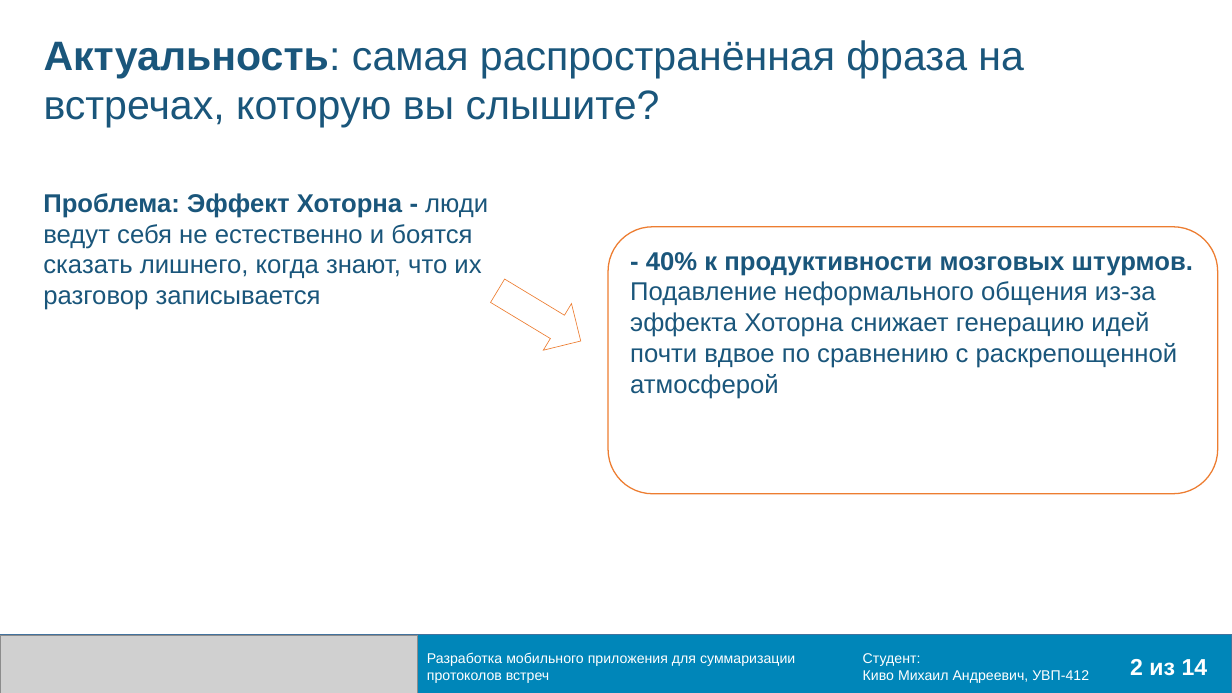
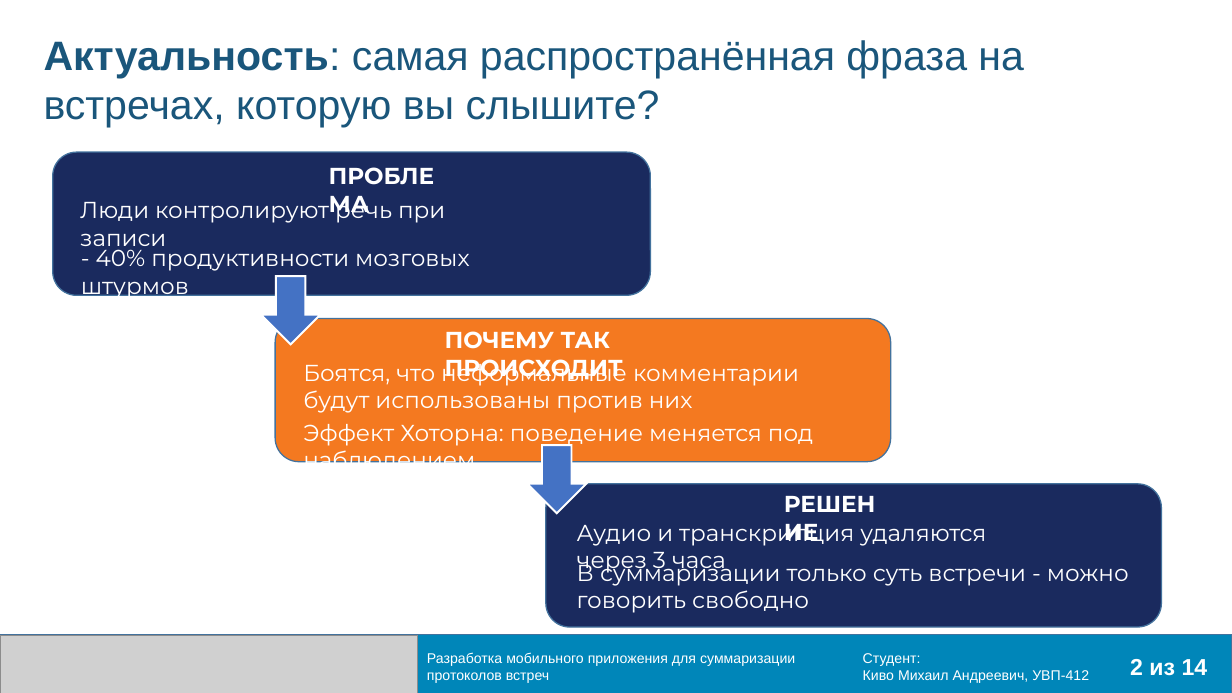
Before and after one commit to Meetings-UVP412/VKR, a slide deck: slide 2 of Презентация Киво Михаил УВП-412.pptx. Drawn at 1232x693 pixels with LibreOffice and Linux fonts; fonts in the diff are those of the drawing; grey boxes stand for pictures; background and template pictures are left out. Boxes give left, top, right and bottom in pixels: in the first picture for what was removed or moved away, otherwise in the second. Text is boxed around its words. In the diff, an @@ line names an element or a change of style, - is before the commit and + after.

```diff
--- a/Презентация Киво Михаил УВП-412.pptx
+++ b/Презентация Киво Михаил УВП-412.pptx
@@ text removed at [43,193,488,310] @@
-Проблема: Эффект Хоторна - люди ведут себя не естественно и боятся сказать лишнего, когда знают, что их разговор записывается
@@ rounded rectangle removed at [608,226,1218,494] @@
-- 40% к продуктивности мозговых штурмов.
-Подавление неформального общения из-за эффекта Хоторна снижает генерацию идей почти вдвое по сравнению с раскрепощенной атмосферой
@@ group added at [53,152,651,300]: 3 texts, 1 rounded rectangle @@
+ПРОБЛЕМА
+Люди контролируют речь при записи
+- 40% продуктивности мозговых штурмов
@@ right arrow removed at [484,267,595,364] @@
@@ down arrow added at [262,276,321,345], fill #4472C4, outline #FFFFFF 1.5 pt @@
@@ group added at [275,319,891,474]: 3 texts, 1 rounded rectangle @@
+ПОЧЕМУ ТАК ПРОИСХОДИТ
+Боятся, что неформальные комментарии будут использованы против них
+Эффект Хоторна: поведение меняется под наблюдением
@@ down arrow added at [528,445,587,514], fill #4472C4, outline #FFFFFF 1.5 pt @@
@@ group added at [546,484,1162,628]: 3 texts, 1 rounded rectangle @@
+РЕШЕНИЕ
+Аудио и транскрипция удаляются через 3 часа
+В суммаризации только суть встречи - можно говорить свободно
```
Also in this commit, not shown: 3 other slides changed, 2 other files.
